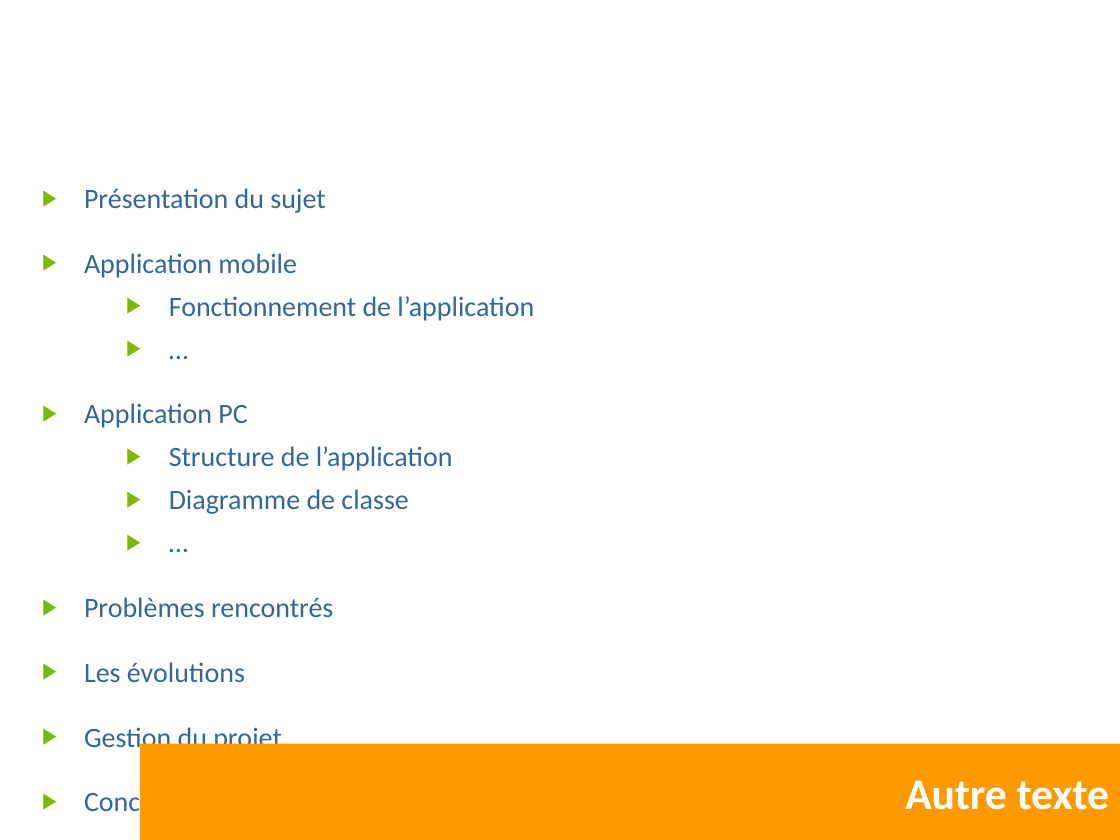
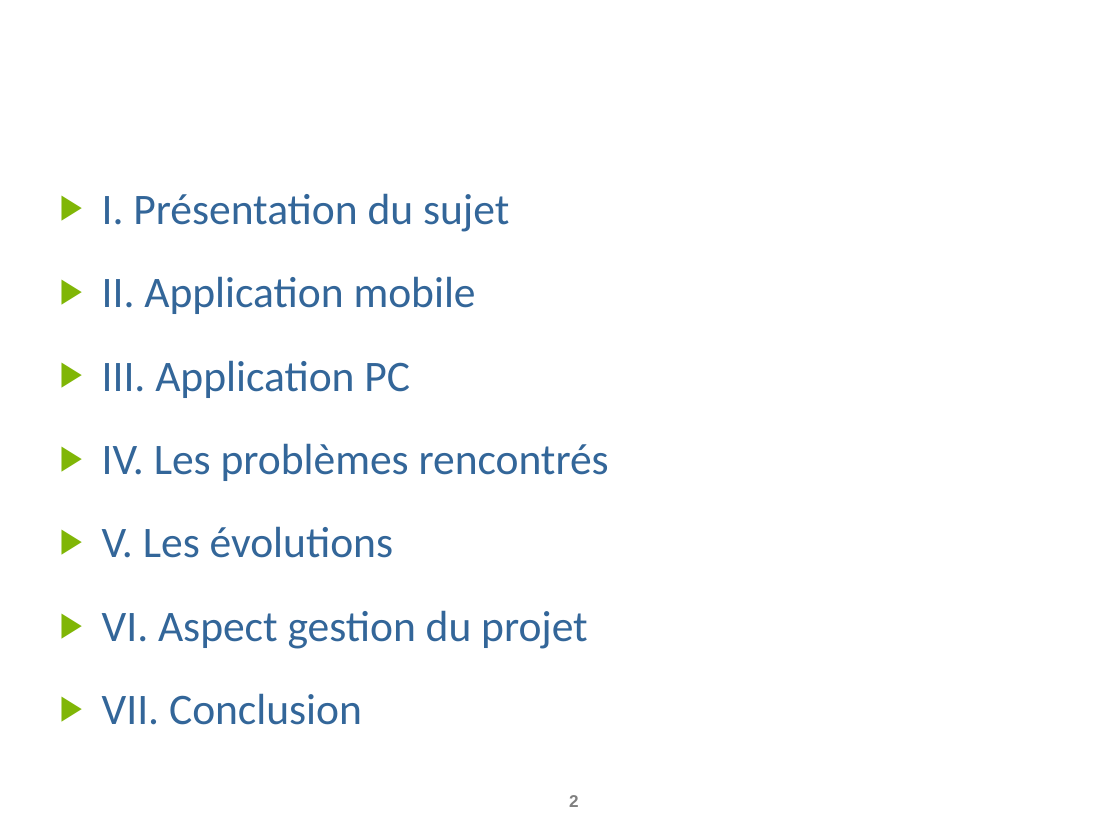
Before and after one commit to AnceretMatthieu/bebete, a slide deck: slide 2 of Soutenance/soutenance-projet-co.pptx. Drawn at 1120x840 pixels with LibreOffice and Linux fonts; fonts in the diff are those of the drawing; background and template pictures are left out. Boxes give left, top, right and bottom in pixels: in the first picture for what was removed or moved away, otherwise in the second. Text is boxed around its words. In the diff, an @@ line names an element or a change of style, - is before the commit and + after.

```diff
--- a/Soutenance/soutenance-projet-co.pptx
+++ b/Soutenance/soutenance-projet-co.pptx
@@ text at [102,193,609,725]: text changed; size 18 to 28 pt @@
-▶ Présentation du sujet
-▶ Application mobile
-    ▶ Fonctionnement de l’application
-    ▶ …
-▶ Application PC
-    ▶ Structure de l’application
-    ▶ Diagramme de classe
-    ▶ …
-▶ Problèmes rencontrés
-▶ Les évolutions
-▶ Gestion du projet
-▶ Conclusion
+▶ I. Présentation du sujet
+▶ II. Application mobile
+▶ III. Application PC
+▶ IV. Les problèmes rencontrés
+▶ V. Les évolutions
+▶ VI. Aspect gestion du projet
+▶ VII. Conclusion
@@ rectangle removed at [140,744,1120,840] @@
-Autre texte
@@ page number added at [569,795,579,807], 11 pt, text #808080, bold @@
+2
```
Also in this commit, not shown: 4 other slides changed, 11 slides added, 2 slides removed.
